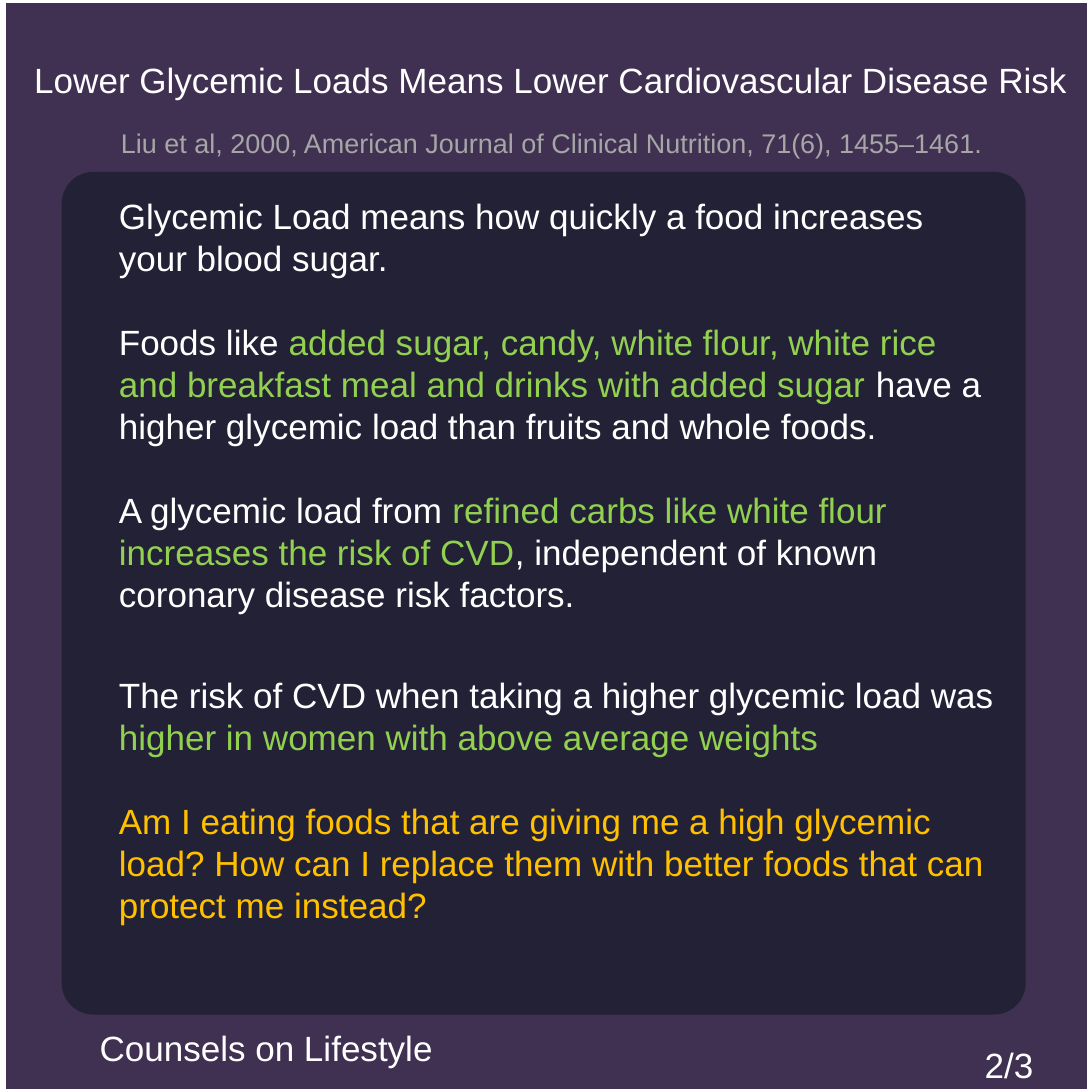
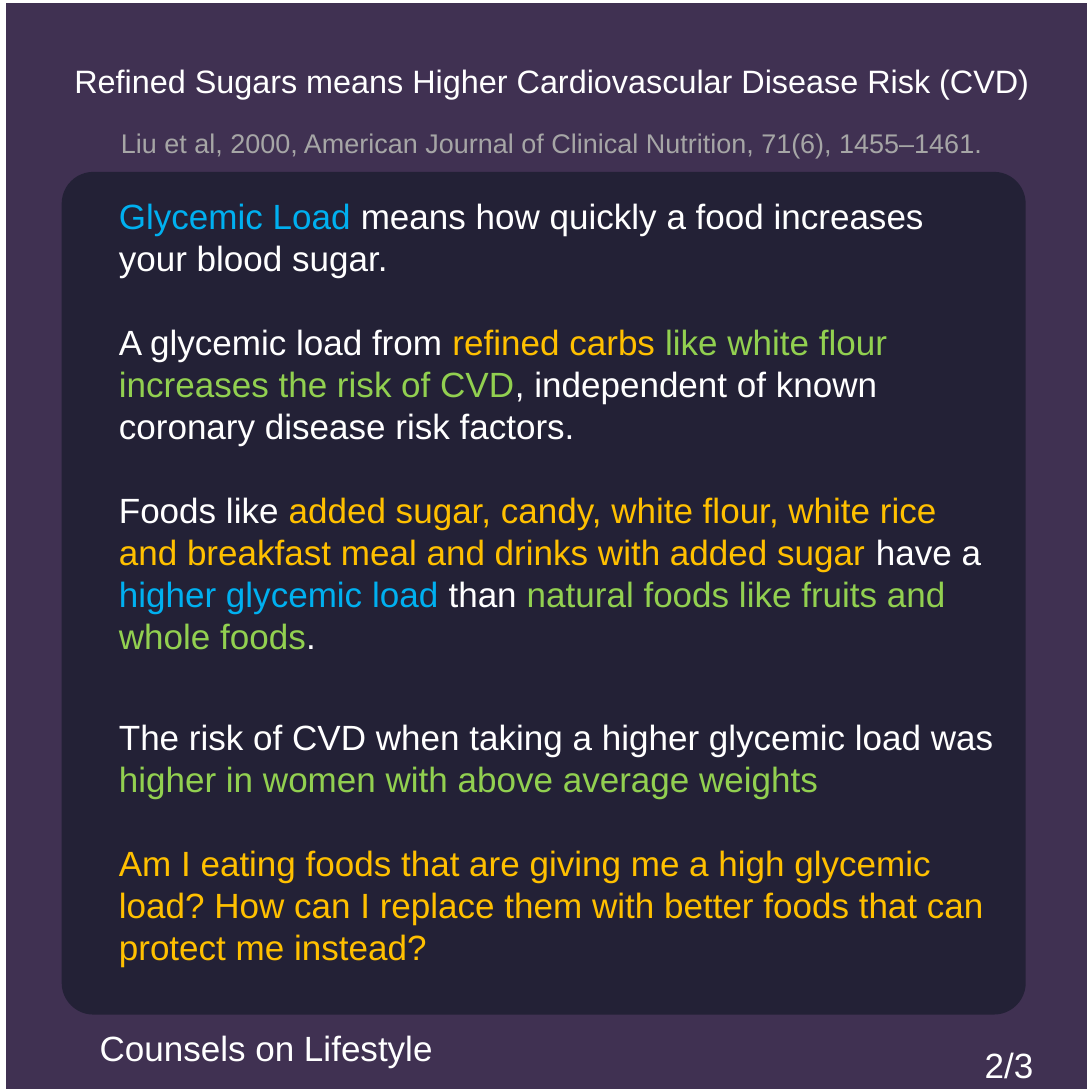
Before and after one commit to msimbao/counselsonlifestyle, a slide deck: slide 2 of posts/1/slides.pptx. Drawn at 1092x1092 pixels with LibreOffice and Linux fonts; fonts in the diff are those of the drawing. Boxes give left, top, right and bottom in pixels: in the first picture for what was removed or moved away, otherwise in the second. Text is boxed around its words. In the diff, an @@ line names an element or a change of style, - is before the commit and + after.

```diff
--- a/posts/1/slides.pptx
+++ b/posts/1/slides.pptx
@@ text at (x1=74, y1=69, x2=1029, y2=100): text changed; size 26 to 24 pt @@
-Lower Glycemic Loads Means Lower Cardiovascular Disease Risk
+Refined Sugars means Higher Cardiovascular Disease Risk (CVD)
@@ text at (x1=119, y1=203, x2=924, y2=446): text colour #FFFFFF to #00B0F0 in "Glycemic Load"; text colour #92D050 to #FFC000 in "refined carbs" @@
@@ text at (x1=119, y1=329, x2=981, y2=446): paragraph removed @@
-Foods like added sugar, candy, white flour, white rice and breakfast meal and drinks with added sugar have a higher glycemic load than fruits and whole foods.
@@ text at (x1=119, y1=497, x2=981, y2=650): paragraph added @@
+Foods like added sugar, candy, white flour, white rice and breakfast meal and drinks with added sugar have a higher glycemic load than natural foods like fruits and whole foods.
```
Also in this commit, not shown: 2 other slides changed, 27 other files.
